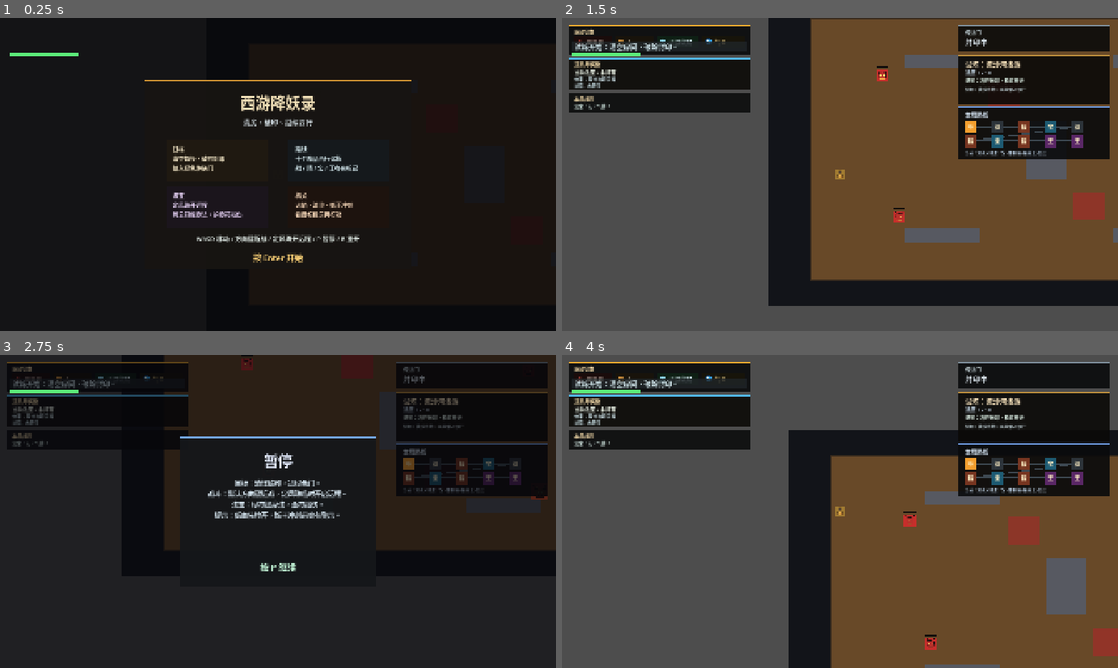
Above: before the commit, frames 1-4 (two rows, left to right).
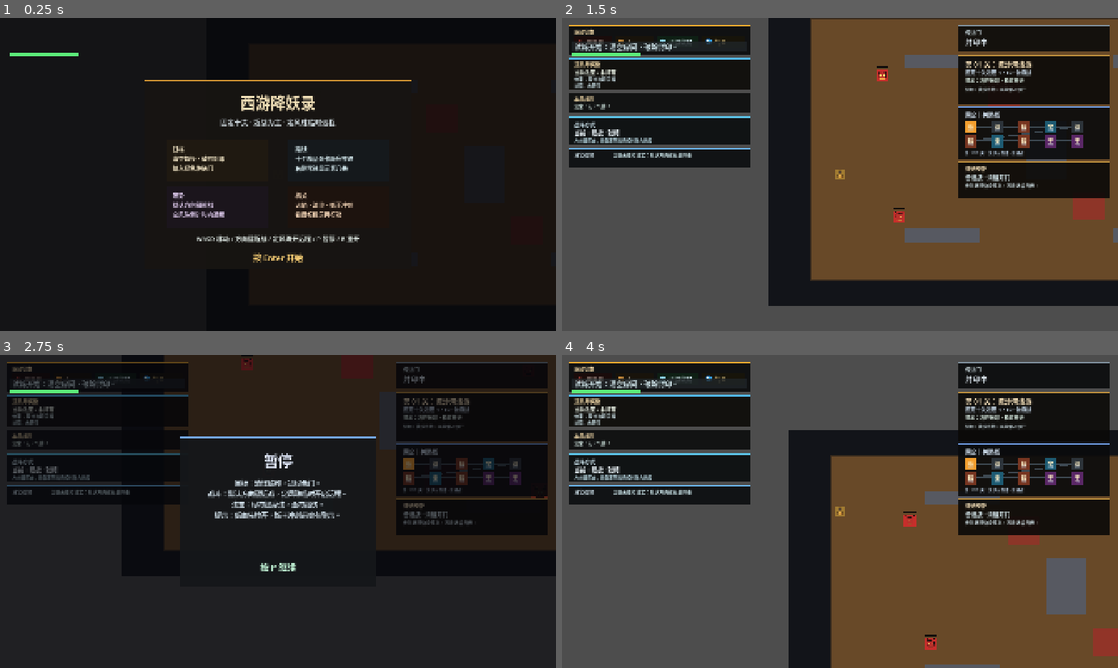
Above: after the commit, the same moments.

Repository: 1021333Liu/Game-Vibe-GoDot
Game: Godot game, scene res://scenes/main.tscn
Same seed, same stepped clock (60 frames per second), same inputs: the game is played once before the commit and once after it.
Inputs:
- Up to frame 1 (0.25 s): no input
- Up to frame 2 (1.5 s): tap Enter at 0.5, 1.35 s; hold D (move_right) 0.53-1.28 s; hold R 0.53-1.28 s; tap Space at 1.25 s; hold S (move_down) from 1.28 s (still down)
- Up to frame 3 (2.75 s): release S (move_down) at 2.03 s; hold D (move_right) from 2.03 s (still down); tap P at 2.1 s
- Up to frame 4 (4 s): release D (move_right) at 2.78 s; hold W (move_up) 2.78-3.53 s; tap R at 2.85 s; tap Enter at 3.5, 3.6 s; hold A (move_left) from 3.53 s (still down)

The runs differ from the first frame. In frame 1, 0.9% of the frame differs, in the area x 31-65%, y 32-64%; in frame 2, 8.8%, in the area x 1-99%, y 13-58%; in frame 3, 4.4%; in frame 4, 8.8%.

Commit message:
Polish melee combat and ten-stage UI

Diff:
--- a/scenes/main.tscn
+++ b/scenes/main.tscn
@@ -278,6 +278,80 @@
 theme_override_colors/font_color = Color(0.78, 0.86, 0.84, 1)
 theme_override_font_sizes/font_size = 16
 text = "尚未取得法宝"
+
+[node name="CombatPanel" type="ColorRect" parent="CanvasLayer"]
+offset_left = 24.0
+offset_top = 340.0
+offset_right = 650.0
+offset_bottom = 438.0
+color = Color(0.032, 0.044, 0.05, 0.88)
+
+[node name="CombatAccent" type="ColorRect" parent="CanvasLayer"]
+offset_left = 24.0
+offset_top = 340.0
+offset_right = 650.0
+offset_bottom = 346.0
+color = Color(0.36, 0.76, 0.9, 1)
+
+[node name="CombatTitle" type="Label" parent="CanvasLayer"]
+offset_left = 42.0
+offset_top = 354.0
+offset_right = 632.0
+offset_bottom = 380.0
+theme_override_colors/font_color = Color(0.84, 0.94, 0.98, 1)
+theme_override_font_sizes/font_size = 18
+text = "战斗方式"
+
+[node name="CombatMode" type="Label" parent="CanvasLayer"]
+offset_left = 42.0
+offset_top = 380.0
+offset_right = 632.0
+offset_bottom = 408.0
+theme_override_colors/font_color = Color(0.94, 0.98, 1, 1)
+theme_override_font_sizes/font_size = 20
+text = "当前：近战"
+
+[node name="CombatDetail" type="Label" parent="CanvasLayer"]
+offset_left = 42.0
+offset_top = 410.0
+offset_right = 632.0
+offset_bottom = 434.0
+theme_override_colors/font_color = Color(0.72, 0.84, 0.88, 1)
+theme_override_font_sizes/font_size = 15
+text = "方向键挥击；拾取定风珠后短时改为远程"
+
+[node name="ChoicePanel" type="ColorRect" parent="CanvasLayer"]
+offset_left = 24.0
+offset_top = 450.0
+offset_right = 650.0
+offset_bottom = 516.0
+color = Color(0.03, 0.04, 0.048, 0.86)
+
+[node name="ChoiceAccent" type="ColorRect" parent="CanvasLayer"]
+offset_left = 24.0
+offset_top = 450.0
+offset_right = 650.0
+offset_bottom = 456.0
+color = Color(0.42, 0.72, 0.94, 1)
+
+[node name="ChoiceTitle" type="Label" parent="CanvasLayer"]
+offset_left = 42.0
+offset_top = 460.0
+offset_right = 180.0
+offset_bottom = 484.0
+theme_override_colors/font_color = Color(0.86, 0.94, 0.98, 1)
+theme_override_font_sizes/font_size = 17
+text = "法宝选择"
+
+[node name="ChoiceText" type="Label" parent="CanvasLayer"]
+offset_left = 176.0
+offset_top = 460.0
+offset_right = 632.0
+offset_bottom = 506.0
+theme_override_colors/font_color = Color(0.8, 0.9, 0.92, 1)
+theme_override_font_sizes/font_size = 16
+text = "当前无临时法宝"
+autowrap_mode = 3
 
 [node name="PickupCue" type="Label" parent="CanvasLayer"]
 visible = false
@@ -394,7 +468,7 @@
 offset_bottom = 348.0
 theme_override_colors/font_color = Color(0.84, 0.9, 0.96, 1)
 theme_override_font_sizes/font_size = 20
-text = "本局路线"
+text = "固定十关路线"
 
 [node name="RoutePreview" type="Label" parent="CanvasLayer"]
 offset_left = 1392.0
@@ -403,7 +477,7 @@
 offset_bottom = 478.0
 theme_override_colors/font_color = Color(0.74, 0.82, 0.9, 1)
 theme_override_font_sizes/font_size = 14
-text = "亮=当前 / 宝=休整 / 王=妖王"
+text = "战=普通 宝=休整 精=精英 王=妖王"
 autowrap_mode = 3
 
 [node name="RouteMapRoot" type="Control" parent="CanvasLayer"]
@@ -411,6 +485,48 @@
 offset_top = 350.0
 offset_right = 1872.0
 offset_bottom = 448.0
+
+[node name="EncounterPanel" type="ColorRect" parent="CanvasLayer"]
+offset_left = 1368.0
+offset_top = 494.0
+offset_right = 1890.0
+offset_bottom = 620.0
+color = Color(0.04, 0.035, 0.03, 0.9)
+
+[node name="EncounterAccent" type="ColorRect" parent="CanvasLayer"]
+offset_left = 1368.0
+offset_top = 494.0
+offset_right = 1890.0
+offset_bottom = 500.0
+color = Color(0.74, 0.56, 0.24, 1)
+
+[node name="EncounterTitle" type="Label" parent="CanvasLayer"]
+offset_left = 1392.0
+offset_top = 506.0
+offset_right = 1872.0
+offset_bottom = 532.0
+theme_override_colors/font_color = Color(0.95, 0.87, 0.72, 1)
+theme_override_font_sizes/font_size = 18
+text = "遭遇预警"
+
+[node name="EncounterType" type="Label" parent="CanvasLayer"]
+offset_left = 1392.0
+offset_top = 534.0
+offset_right = 1872.0
+offset_bottom = 564.0
+theme_override_colors/font_color = Color(0.83, 0.9, 0.92, 1)
+theme_override_font_sizes/font_size = 20
+text = "普通战 · 清怪开门"
+
+[node name="EncounterHint" type="Label" parent="CanvasLayer"]
+offset_left = 1392.0
+offset_top = 566.0
+offset_right = 1872.0
+offset_bottom = 612.0
+theme_override_colors/font_color = Color(0.76, 0.82, 0.84, 1)
+theme_override_font_sizes/font_size = 16
+text = "先清近身威胁，再处理远端目标。"
+autowrap_mode = 3
 
 [node name="CompleteOverlay" type="ColorRect" parent="CanvasLayer"]
 visible = false
@@ -514,7 +630,7 @@
 offset_bottom = 194.0
 theme_override_colors/font_color = Color(0.78, 0.82, 0.84, 1)
 theme_override_font_sizes/font_size = 24
-text = "清房、破印、继续西行"
+text = "固定十关 · 近战为主 · 定风珠临时远程"
 horizontal_alignment = 1
 
 [node name="StartGoalPanel" type="ColorRect" parent="CanvasLayer/StartOverlay/StartPanel"]
@@ -548,7 +664,7 @@
 offset_bottom = 340.0
 theme_override_colors/font_color = Color(0.82, 0.9, 0.92, 1)
 theme_override_font_sizes/font_size = 20
-text = "路线\n十个精品西行试炼\n战 / 精 / 宝 / 王各有标记"
+text = "路线\n十个精品关卡顺序推进\n右侧常驻显示第几关"
 autowrap_mode = 3
 
 [node name="StartTreasurePanel" type="ColorRect" parent="CanvasLayer/StartOverlay/StartPanel"]
@@ -565,7 +681,7 @@
 offset_bottom = 500.0
 theme_override_colors/font_color = Color(0.9, 0.82, 0.96, 1)
 theme_override_font_sizes/font_size = 20
-text = "法宝\n定风珠开远程\n腾云符提身法，护身符挡伤"
+text = "攻势\n默认方向键近战\n定风珠倒计时内远程"
 autowrap_mode = 3
 
 [node name="StartTrialPanel" type="ColorRect" parent="CanvasLayer/StartOverlay/StartPanel"]
--- a/scripts/main.gd
+++ b/scripts/main.gd
@@ -5,8 +5,10 @@
 const BULLET_SPEED := 980.0
 const BULLET_LIFETIME := 1.25
 const BASE_SHOT_COOLDOWN := 0.75
-const BOOSTED_SHOT_COOLDOWN := 0.38
-const SHOT_BOOST_DURATION := 7.0
+const MELEE_COOLDOWN := 0.54
+const BOOSTED_SHOT_COOLDOWN := 0.42
+const SHOT_BOOST_DURATION := 5.5
+const WIND_SHOT_CHARGES := 6
 const SPEED_BOOST_DURATION := 7.0
 const SPEED_BOOST_MULTIPLIER := 1.3
 const ENEMY_SPEED := 130.0
@@ -14,12 +16,15 @@
 const ENEMY_SIZE := Vector2(42, 42)
 const BULLET_SIZE := Vector2(18, 10)
 const PICKUP_SIZE := Vector2(30, 30)
-const MELEE_RANGE := 62.0
-const MELEE_WIDTH := 78.0
-const MELEE_LIFETIME := 0.11
+const MELEE_RANGE := 76.0
+const MELEE_WIDTH := 88.0
+const MELEE_LIFETIME := 0.13
 const HIT_FLASH_TIME := 0.16
-const HIT_KNOCKBACK := 260.0
+const MELEE_HIT_KNOCKBACK := 330.0
+const RANGED_HIT_KNOCKBACK := 210.0
+const SPAWN_SAFETY_PADDING := 28.0
 const HAZARD_CONTACT_COOLDOWN := 0.95
+const EARLY_ROOM_COUNT := 3
 const LATE_ROOM_SPEED_STEP := 0.06
 const BOSS_ROOM_SPEED_BONUS := 0.08
 const LATE_ROOM_HP_STEP := 1
@@ -28,10 +33,10 @@
 const ELITE_RUSH_INTERVAL := 3.2
 const ELITE_RUSH_DURATION := 0.85
 const ELITE_RUSH_SCALE := 1.85
-const BOSS_ACTION_INTERVAL := 2.6
+const BOSS_ACTION_INTERVAL := 3.05
 const BOSS_CHARGE_DURATION := 0.7
 const BOSS_CHARGE_SCALE := 2.15
-const BOSS_SUMMON_LIMIT := 6
+const BOSS_SUMMON_LIMIT := 4
 const ENEMY_COLOR := Color(0.78, 0.18, 0.17)
 const ELITE_COLOR := Color(0.88, 0.32, 0.16)
 const LOCKED_EXIT_COLOR := Color(0.15, 0.18, 0.2)
@@ -47,6 +52,7 @@
 
 var shot_timer := 0.0
 var shot_boost_timer := 0.0
+var wind_shot_charges := 0
 var message_timer := 0.0
 var room_message := ""
 var enemies: Array[Dictionary] = []
@@ -74,6 +80,7 @@
 var hazard_contact_timer := 0.0
 var shot_meter_fill: ColorRect
 var art_textures: Dictionary = {}
+var room_spawn_guard_index := 0
 
 @onready var player: CharacterBody2D = $Player
 @onready var room_border: Node2D = $RoomBorder
@@ -118,6 +125,17 @@
 @onready var loot_panel: ColorRect = $CanvasLayer/LootPanel
 @onready var loot_title_label: Label = $CanvasLayer/LootTitle
 @onready var loot_list_label: Label = $CanvasLayer/LootList
+@onready var combat_panel: ColorRect = $CanvasLayer/CombatPanel
+@onready var combat_accent: ColorRect = $CanvasLayer/CombatAccent
+@onready var combat_mode_label: Label = $CanvasLayer/CombatMode
+@onready var combat_detail_label: Label = $CanvasLayer/CombatDetail
+@onready var choice_panel: ColorRect = $CanvasLayer/ChoicePanel
+@onready var choice_accent: ColorRect = $CanvasLayer/ChoiceAccent
+@onready var choice_text_label: Label = $CanvasLayer/ChoiceText
+@onready var encounter_panel: ColorRect = $CanvasLayer/EncounterPanel
+@onready var encounter_accent: ColorRect = $CanvasLayer/EncounterAccent
+@onready var encounter_type_label: Label = $CanvasLayer/EncounterType
+@onready var encounter_hint_label: Label = $CanvasLayer/EncounterHint
 @onready var pickup_cue_label: Label = $CanvasLayer/PickupCue
 @onready var start_overlay: ColorRect = $CanvasLayer/StartOverlay
 @onready var pause_overlay: ColorRect = $CanvasLayer/PauseOverlay
@@ -138,6 +156,7 @@
 	_set_ui_running_state(false)
 	_update_reward_panel()
 	_update_reward_icon()
+	_update_choice_status()
 	_update_hud()
 
 func _physics_process(delta: float) -> void:
@@ -181,8 +200,12 @@
 	if direction == Vector2.ZERO:
 		return
 	shot_timer = _current_shot_cooldown()
-	if shot_boost_timer > 0.0:
+	if _can_fire_wind_shot():
 		_spawn_bullet(direction)
+		wind_shot_charges -= 1
+		if wind_shot_charges <= 0:
+			shot_boost_timer = 0.0
+			_show_room_message("定风珠灵力已尽：回到近战", 1.1)
 	else:
 		_spawn_melee_attack(direction)
 
@@ -207,7 +230,7 @@
 		if melee_rect.intersects(Rect2(enemy_node.position, enemy_node.size)):
 			hit_indices.append(i)
 	for i in range(hit_indices.size() - 1, -1, -1):
-		_damage_enemy(hit_indices[i], direction)
+		_damage_enemy(hit_indices[i], direction, true)
 
 func _update_melee_effects(delta: float) -> void:
 	for i in range(melee_effects.size() - 1, -1, -1):
@@ -225,7 +248,7 @@
 	var bullet := ColorRect.new()
 	bullet.size = BULLET_SIZE if direction.x != 0.0 else Vector2(BULLET_SIZE.y, BULLET_SIZE.x)
 	bullet.position = player.position - bullet.size / 2.0
-	bullet.color = Color(0.58, 0.9, 1.0) if shot_boost_timer > 0.0 else Color(1.0, 0.82, 0.24)
+	bullet.color = Color(0.58, 0.9, 1.0) if _can_fire_wind_shot() else Color(1.0, 0.82, 0.24)
 	bullets_root.add_child(bullet)
 	bullets.append({
 		"node": bullet,
@@ -251,7 +274,7 @@
 		if hit_index != -1:
 			node.queue_free()
 			bullets.remove_at(i)
-			_damage_enemy(hit_index, bullet.velocity.normalized())
+			_damage_enemy(hit_index, bullet.velocity.normalized(), false)
 
 func _spawn_walls(walls: Array) -> void:
 	for wall_rect in walls:
@@ -345,7 +368,7 @@
 
 func _spawn_enemy(config: Dictionary) -> void:
 	var hp := int(config.get("hp", 1))
-	var enemy_position: Vector2 = config.get("position", Vector2.ZERO)
+	var enemy_position: Vector2 = _resolve_enemy_spawn_position(config.get("position", Vector2.ZERO))
 	var enemy_velocity: Vector2 = config.get("velocity", Vector2.RIGHT)
 	var behavior := String(config.get("behavior", _default_enemy_behavior(hp)))
 	hp = _scale_enemy_hp(hp, behavior)
@@ -411,11 +434,22 @@
 			enemy.velocity.y *= -1.0
 			bounced = true
 		if _enemy_hits_wall(node):
-			enemy.velocity *= -1.0
+			enemy.velocity = _slide_enemy_velocity(enemy.velocity, node)
 			bounced = true
 		if bounced:
 			node.position.x = clampf(node.position.x, ROOM_MIN.x, ROOM_MAX.x - node.size.x)
 			node.position.y = clampf(node.position.y, ROOM_MIN.y, ROOM_MAX.y - node.size.y)
+
+func _slide_enemy_velocity(velocity: Vector2, node: ColorRect) -> Vector2:
+	var horizontal_try := Vector2(-velocity.x, velocity.y)
+	var vertical_try := Vector2(velocity.x, -velocity.y)
+	var rect_h := Rect2(node.position + horizontal_try.normalized() * 6.0, node.size)
+	if horizontal_try.length() > 0.0 and not _enemy_rect_hits_wall(rect_h):
+		return horizontal_try
+	var rect_v := Rect2(node.position + vertical_try.normalized() * 6.0, node.size)
+	if vertical_try.length() > 0.0 and not _enemy_rect_hits_wall(rect_v):
+		return vertical_try
+	return -velocity
 
 func _update_enemy_behavior(enemy: Dictionary, delta: float) -> void:
 	var behavior := String(enemy.get("behavior", "wander"))
@@ -498,8 +532,30 @@
 		"speed": ENEMY_SPEED * 1.05,
 	})
 
+func _resolve_enemy_spawn_position(raw_position: Vector2) -> Vector2:
+	var min_x := ROOM_MIN.x + SPAWN_SAFETY_PADDING
+	var max_x := ROOM_MAX.x - ENEMY_SIZE.x - SPAWN_SAFETY_PADDING
+	var min_y := ROOM_MIN.y + SPAWN_SAFETY_PADDING
+	var max_y := ROOM_MAX.y - ENEMY_SIZE.y - SPAWN_SAFETY_PADDING
+	var spawn := Vector2(
+		clampf(raw_position.x, min_x, max_x),
+		clampf(raw_position.y, min_y, max_y)
+	)
+	var probe_size := ENEMY_SIZE
+	var tries := 0
+	while tries < 10 and (_enemy_rect_hits_wall(Rect2(spawn, probe_size)) or _enemy_rect_hits_hazard(Rect2(spawn, probe_size))):
+		var angle := float((room_spawn_guard_index + tries) % 12) * TAU / 12.0
+		var radius := 38.0 + float(tries) * 14.0
+		var candidate := spawn + Vector2(cos(angle), sin(angle)) * radius
+		candidate.x = clampf(candidate.x, min_x, max_x)
+		candidate.y = clampf(candidate.y, min_y, max_y)
+		spawn = candidate
+		tries += 1
+	room_spawn_guard_index += 1
+	return spawn
+
 func _room_enemy_speed_scale(behavior: String) -> float:
-	if current_room_index < 2:
+	if current_room_index < EARLY_ROOM_COUNT:
 		return 1.0
 	var late_steps: int = max(0, current_room_index - 1)
 	var speed_scale: float = 1.0 + float(late_steps) * LATE_ROOM_SPEED_STEP
@@ -510,7 +566,7 @@
 	return minf(speed_scale, 1.24)
 
 func _scale_enemy_hp(base_hp: int, behavior: String) -> int:
-	if current_room_index < 2:
+	if current_room_index < EARLY_ROOM_COUNT:
 		return base_hp
 	if behavior == "summon":
 		return base_hp
@@ -541,12 +597,14 @@
 				ended = true
 				objective_label.text = "取经受阻：按 R 重开"
 
-func _damage_enemy(index: int, hit_direction: Vector2) -> void:
+func _damage_enemy(index: int, hit_direction: Vector2, is_melee_hit: bool) -> void:
 	var enemy := enemies[index]
 	enemy.hp -= 1
 	var node: ColorRect = enemy.node
 	enemy.hit_flash = HIT_FLASH_TIME
-	enemy.velocity = (enemy.velocity + hit_direction * HIT_KNOCKBACK).limit_length(ENEMY_SPEED * 1.9)
+	var knockback := MELEE_HIT_KNOCKBACK if is_melee_hit else RANGED_HIT_KNOCKBACK
+	var speed_cap := ENEMY_SPEED * (1.85 if is_melee_hit else 1.55)
+	enemy.velocity = (enemy.velocity + hit_direction * knockback).limit_length(speed_cap)
 	if enemy.hp <= 0:
 		_spawn_pickup(node.position + node.size / 2.0)
 		node.queue_free()
@@ -597,8 +655,11 @@
 	for i in range(pickups.size() - 1, -1, -1):
 		var pickup := pickups[i]
 		var node: ColorRect = pickup.node
-		pickup.life -= delta
-		node.modulate.a = 0.45 if pickup.life < 2.0 and int(pickup.life * 10.0) % 2 == 0 else 1.0
+		var life := float(pickup.get("life", 9.0))
+		life -= delta
+		pickup.life = life
+		var should_blink := life < 2.0 and life < 900.0
+		node.modulate.a = 0.45 if should_blink and int(life * 10.0) % 2 == 0 else 1.0
 		if pickup.life <= 0.0:
 			node.queue_free()
 			pickups.remove_at(i)
@@ -629,8 +690,9 @@
 				_show_room_message("拾取%s：护盾+1" % reward_name, 1.8)
 			else:
 				shot_boost_timer = SHOT_BOOST_DURATION
+				wind_shot_charges = WIND_SHOT_CHARGES
 				shot_timer = minf(shot_timer, BOOSTED_SHOT_COOLDOWN)
-				_show_room_message("拾取%s：%.0f 秒内弹速提升" % [reward_name, SHOT_BOOST_DURATION], 1.8)
+				_show_room_message("拾取%s：%.0f 秒内可远程 %d 发" % [reward_name, SHOT_BOOST_DURATION, WIND_SHOT_CHARGES], 1.8)
 			last_reward_name = reward_name
 			_record_reward(reward_name)
 			_show_pickup_cue(_build_pickup_cue_text(reward_type, reward_name))
@@ -724,12 +786,23 @@
 	return false
 
 func _enemy_hits_wall(node: ColorRect) -> bool:
+	return _enemy_rect_hits_wall(Rect2(node.position, node.size))
+
+func _enemy_rect_hits_wall(enemy_rect: Rect2) -> bool:
 	var tree := get_tree()
 	if tree == null:
 		return false
-	var enemy_rect := Rect2(node.position, node.size)
 	for wall in tree.get_nodes_in_group("wall"):
 		if enemy_rect.intersects(Rect2(wall.position, wall.size)):
+			return true
+	return false
+
+func _enemy_rect_hits_hazard(enemy_rect: Rect2) -> bool:
+	for hazard in hazards:
+		var node: ColorRect = hazard.node
+		if not is_instance_valid(node):
+			continue
+		if enemy_rect.intersects(Rect2(node.position, node.size)):
 			return true
 	return false
 
@@ -750,11 +823,14 @@
 	$CanvasLayer.add_child(shot_meter_fill)
 
 func _current_shot_cooldown() -> float:
-	return BOOSTED_SHOT_COOLDOWN if shot_boost_timer > 0.0 else BASE_SHOT_COOLDOWN
+	return BOOSTED_SHOT_COOLDOWN if _can_fire_wind_shot() else MELEE_COOLDOWN
+
+func _can_fire_wind_shot() -> bool:
+	return shot_boost_timer > 0.0 and wind_shot_charges > 0
 
 func _current_bullet_speed() -> float:
 	var speed_scale := 1.0 + 0.05 * float(clear_reward_stacks)
-	var boosted_scale := 1.25 if shot_boost_timer > 0.0 else 1.0
+	var boosted_scale := 1.18 if _can_fire_wind_shot() else 1.0
 	return BULLET_SPEED * boosted_scale * speed_scale
 
 func _grant_room_clear_reward() -> void:
@@ -1147,6 +1223,9 @@
 	message_timer = 0.0
 	room_message = ""
 	hazard_contact_timer = 0.0
+	shot_boost_timer = 0.0
+	wind_shot_charges = 0
+	room_spawn_guard_index = 0
 	bullets.clear()
 	melee_effects.clear()
 	enemies.clear()
@@ -1177,7 +1256,7 @@
 func _update_hud() -> void:
 	var cooldown := _current_shot_cooldown()
 	var charge_ratio := 1.0 - clampf(shot_timer / cooldown, 0.0, 1.0)
-	var attack_mode := "远程" if shot_boost_timer > 0.0 else "近战"
+	var attack_mode := "远程" if _can_fire_wind_shot() else "近战"
 	var charge := "%s就绪" % attack_mode if shot_timer <= 0.0 else "%s%d%%" % [attack_mode, roundi(charge_ratio * 100.0)]
 	hud_label.text = "取经状态"
 	hud_hp_value.text = _build_health_marks()
@@ -1189,6 +1268,8 @@
 	if shot_meter_fill != null:
 		shot_meter_fill.size.x = 240.0 * charge_ratio
 		shot_meter_fill.color = Color(0.36, 0.92, 0.48) if shot_timer <= 0.0 else Color(1.0, 0.76, 0.25)
+	_update_combat_status(charge_ratio)
+	_update_choice_status()
 	if message_timer > 0.0:
 		objective_label.text = room_message
 	elif not hazards.is_empty() and not doors_open and not ended:
@@ -1197,6 +1278,34 @@
 		objective_label.text = "近身斩妖。获得定风珠后可短暂远程攻击。"
 	elif doors_open and not ended:
 		objective_label.text = "房间已净，进入绿色传送门。"
+
+func _update_combat_status(charge_ratio: float) -> void:
+	if _can_fire_wind_shot():
+		combat_mode_label.text = "当前：远程 · 定风珠 %.0f 秒" % shot_boost_timer
+		combat_detail_label.text = "方向键发射灵弹；剩余 %d 发后回到近战" % wind_shot_charges
+		combat_accent.color = Color(0.36, 0.92, 0.72, 1)
+		combat_panel.color = Color(0.026, 0.07, 0.052, 0.9)
+	else:
+		var ready_text := "就绪" if shot_timer <= 0.0 else "蓄势 %d%%" % roundi(charge_ratio * 100.0)
+		combat_mode_label.text = "当前：近战 · %s" % ready_text
+		combat_detail_label.text = "方向键挥击；拾取定风珠后短时改为远程"
+		combat_accent.color = Color(0.36, 0.76, 0.9, 1)
+		combat_panel.color = Color(0.032, 0.044, 0.05, 0.88)
+
+func _update_choice_status() -> void:
+	if current_room_type == "rest":
+		choice_panel.color = Color(0.03, 0.048, 0.06, 0.9)
+		choice_accent.color = Color(0.28, 0.72, 0.9, 1)
+		choice_text_label.text = "休整二选一：触碰其一后，另一馈赠消散"
+		return
+	if _can_fire_wind_shot():
+		choice_panel.color = Color(0.03, 0.06, 0.05, 0.9)
+		choice_accent.color = Color(0.36, 0.92, 0.72, 1)
+		choice_text_label.text = "定风珠生效：剩余 %d 发远程灵弹" % wind_shot_charges
+		return
+	choice_panel.color = Color(0.03, 0.04, 0.048, 0.86)
+	choice_accent.color = Color(0.42, 0.72, 0.94, 1)
+	choice_text_label.text = "当前无临时法宝：默认方向键近战挥击"
 
 func _on_player_hurt() -> void:
 	_show_room_message("受伤：短暂无敌", 1.2)
@@ -1256,6 +1365,11 @@
 	$CanvasLayer/RouteTitle.visible = running
 	route_map_root.visible = running
 	route_preview_label.visible = running
+	encounter_panel.visible = running
+	encounter_accent.visible = running
+	$CanvasLayer/EncounterTitle.visible = running
+	encounter_type_label.visible = running
+	encounter_hint_label.visible = running
 	reward_panel.visible = running
 	reward_accent.visible = running
 	$CanvasLayer/RewardTitle.visible = running
@@ -1265,6 +1379,15 @@
 	loot_panel.visible = running
 	loot_title_label.visible = running
 	loot_list_label.visible = running
+	combat_panel.visible = running
+	combat_accent.visible = running
+	$CanvasLayer/CombatTitle.visible = running
+	combat_mode_label.visible = running
+	combat_detail_label.visible = running
+	choice_panel.visible = running
+	choice_accent.visible = running
+	$CanvasLayer/ChoiceTitle.visible = running
+	choice_text_label.visible = running
 	pickup_cue_label.visible = running and pickup_cue_timer > 0.0
 	$ExitHint.visible = running
 
@@ -1276,6 +1399,7 @@
 	complete_overlay.visible = false
 	_update_route_preview()
 	_update_reward_panel()
+	_update_choice_status()
 	_set_ui_running_state(true)
 	_set_paused_state(false)
 	_show_room_message("试炼开始：清空房间，破除封印。", 1.6)
@@ -1286,6 +1410,7 @@
 	clear_reward_stacks = 0
 	shield_charges = 0
 	shot_boost_timer = 0.0
+	wind_shot_charges = 0
 	collected_rewards.clear()
 	last_reward_name = "无"
 	_update_loot_list()
@@ -1298,11 +1423,32 @@
 	var room_name := String(room_config.get("name", "未知试炼"))
 	var room_hint := String(room_config.get("hint", "清怪破印，稳住推进"))
 	var room_lore := String(room_config.get("lore", "古道漫漫，心定则路明"))
-	room_title_label.text = "试炼：%s" % room_name
-	room_progress_label.text = "进度 %d / %d" % [current_room_index + 1, room_templates.size()]
-	room_hint_label.text = "说明：%s" % room_hint
+	var room_type := String(room_config.get("type", "combat"))
+	var room_type_label := _get_room_type_label(room_type)
+	room_title_label.text = "第 %02d 关：%s" % [current_room_index + 1, room_name]
+	room_progress_label.text = "固定十关进度 %d / %d · %s" % [current_room_index + 1, room_templates.size(), room_type_label]
+	room_hint_label.text = "提示：%s" % room_hint
 	room_lore_label.text = "短句：%s" % room_lore
-	room_info_accent.color = Color(0.74, 0.56, 0.24, 1)
+	room_info_accent.color = _get_room_type_accent(room_type)
+	_update_encounter_panel(room_type)
+
+func _get_room_type_label(room_type: String) -> String:
+	if room_type == "rest":
+		return "宝物休整"
+	if room_type == "elite":
+		return "精英战"
+	if room_type == "boss":
+		return "妖王战"
+	return "普通战"
+
+func _get_room_type_accent(room_type: String) -> Color:
+	if room_type == "rest":
+		return Color(0.28, 0.72, 0.9, 1)
+	if room_type == "elite":
+		return Color(0.95, 0.46, 0.22, 1)
+	if room_type == "boss":
+		return Color(0.78, 0.38, 0.88, 1)
+	return Color(0.74, 0.56, 0.24, 1)
 
 func _format_run_time(seconds: float) -> String:
 	var total := maxi(0, int(seconds))
@@ -1349,7 +1495,7 @@
 	var points: Array[Vector2] = []
 	for i in range(total):
 		var column := i % columns
-		var row := int(i / columns)
+		var row := floori(float(i) / float(columns))
 		points.append(Vector2(start_x + step_x * float(column), start_y + row_gap * float(row)))
 	for i in range(points.size() - 1):
 		_add_route_link(points[i], points[i + 1], i < current_room_index or run_complete)
@@ -1385,6 +1531,15 @@
 	marker.add_theme_font_size_override("font_size", 19)
 	marker.add_theme_color_override("font_color", Color(0.98, 0.92, 0.76, 1))
 	route_map_root.add_child(marker)
+
+	var index_label := Label.new()
+	index_label.position = node.position + Vector2(0.0, 26.0)
+	index_label.size = node.size
+	index_label.text = "%02d" % (index + 1)
+	index_label.horizontal_alignment = HORIZONTAL_ALIGNMENT_CENTER
+	index_label.add_theme_font_size_override("font_size", 11)
+	index_label.add_theme_color_override("font_color", Color(0.74, 0.82, 0.9, 1))
+	route_map_root.add_child(index_label)
 
 func _get_route_node_color(room_type: String, is_current: bool, is_cleared: bool) -> Color:
 	if is_current:
@@ -1414,9 +1569,33 @@
 
 func _build_route_legend() -> String:
 	var current_name := "未知试炼"
+	var current_type := "combat"
 	if not room_templates.is_empty():
-		current_name = String(room_templates[current_room_index].get("name", current_name))
-	return "当前：%s / 宝=休整 精=精英 王=妖王" % current_name
+		var current_room := room_templates[current_room_index]
+		current_name = String(current_room.get("name", current_name))
+		current_type = String(current_room.get("type", current_type))
+	return "第 %d/%d 关：%s · %s" % [current_room_index + 1, room_templates.size(), current_name, _get_room_type_label(current_type)]
+
+func _update_encounter_panel(room_type: String) -> void:
+	encounter_accent.color = _get_room_type_accent(room_type)
+	if room_type == "boss":
+		encounter_panel.color = Color(0.07, 0.04, 0.075, 0.92)
+		encounter_type_label.text = "妖王战 · 高压阶段"
+		encounter_hint_label.text = "先保命再输出，留意冲刺与召妖提示。"
+		return
+	if room_type == "elite":
+		encounter_panel.color = Color(0.075, 0.045, 0.03, 0.92)
+		encounter_type_label.text = "精英战 · 节奏突进"
+		encounter_hint_label.text = "精英急袭前摇明显，横移拉开再反打。"
+		return
+	if room_type == "rest":
+		encounter_panel.color = Color(0.03, 0.055, 0.072, 0.92)
+		encounter_type_label.text = "宝物休整 · 无怪房"
+		encounter_hint_label.text = "二选一法宝，按路线短板补强本局能力。"
+		return
+	encounter_panel.color = Color(0.04, 0.035, 0.03, 0.9)
+	encounter_type_label.text = "普通战 · 清怪开门"
+	encounter_hint_label.text = "优先处理贴身威胁，再清远端目标。"
 
 func _build_pickup_cue_text(reward_type: String, reward_name: String) -> String:
 	if reward_type == "speed":
@@ -1443,7 +1622,7 @@
 		reward_accent.color = Color(0.32, 0.72, 0.92, 1)
 		return
 
-	var shot_state := "临时" if shot_boost_timer > 0.0 else "未激活"
+	var shot_state := "临时 %d 发" % wind_shot_charges if _can_fire_wind_shot() else "未激活"
 	var speed_time := _get_player_speed_boost_time()
 	var speed_state := "临时" if speed_time > 0.0 else "未激活"
 	var shield_state := "可抵伤 %d 次" % shield_charges if shield_charges > 0 else "未持有"
Not shown, changed: README.md
